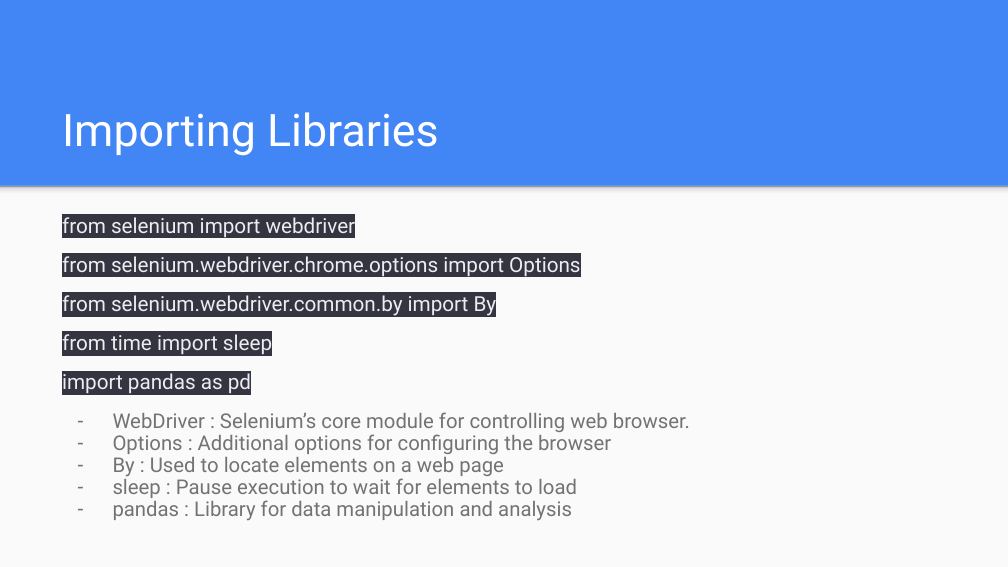
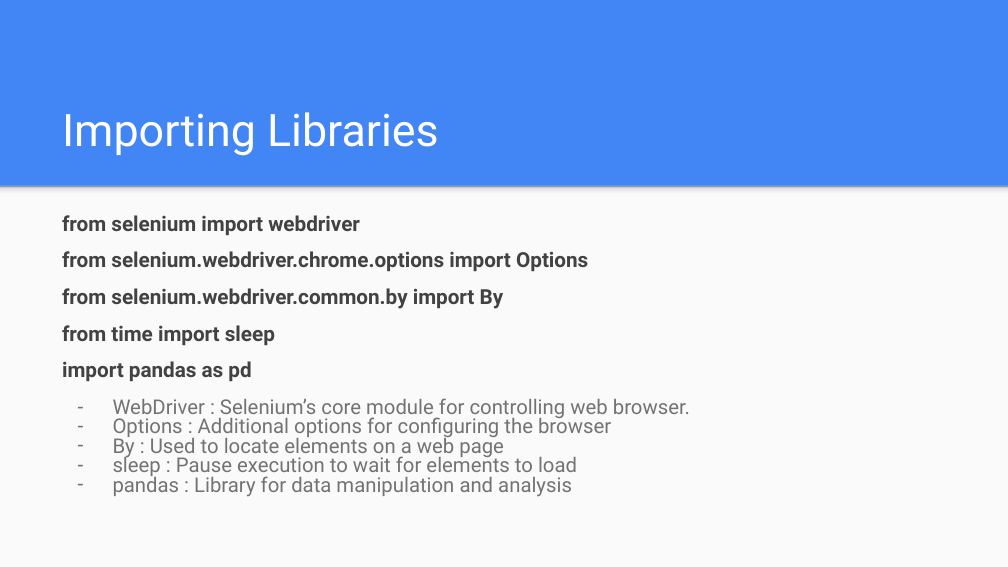
Before and after one commit to akshaywairagade2/rategain, a slide deck: slide 3 of RateGain.pptx. Drawn at 1008x567 pixels with LibreOffice and Linux fonts; fonts in the diff are those of the drawing. Boxes give left, top, right and bottom in pixels: in the first picture for what was removed or moved away, otherwise in the second. Text is boxed around its words. In the diff, an @@ line names an element or a change of style, - is before the commit and + after.

```diff
--- a/RateGain.pptx
+++ b/RateGain.pptx
@@ text "from selenium import webdriver" at [62,215,690,496]: text colour #ECECF1 to #424242, highlight #343541 to none, bold on in "from selenium import webdriver", "from selenium.webdriver.chrome.options import Options", "from selenium.webdriver.common.by import By", "from time import sleep" and 1 more places; line spacing 0.9 to 0.8 @@
```
Also in this commit, not shown: 4 other slides changed.
